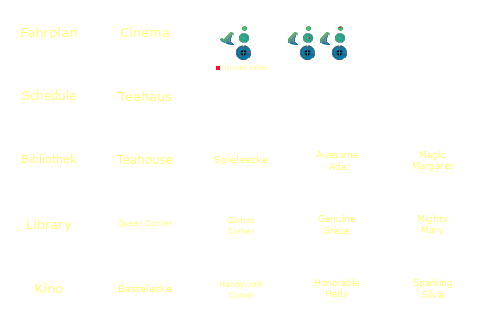
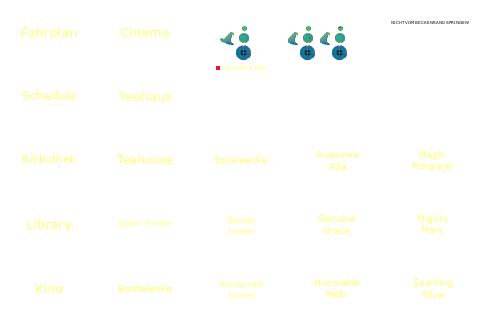
Before/after of a (480, 320) layered artwork. What changed in the layer stack:
added layer "NICHT VOM BECKENRAND SPRINGEN!" above "signs.png" over [391, 21, 469, 25]
